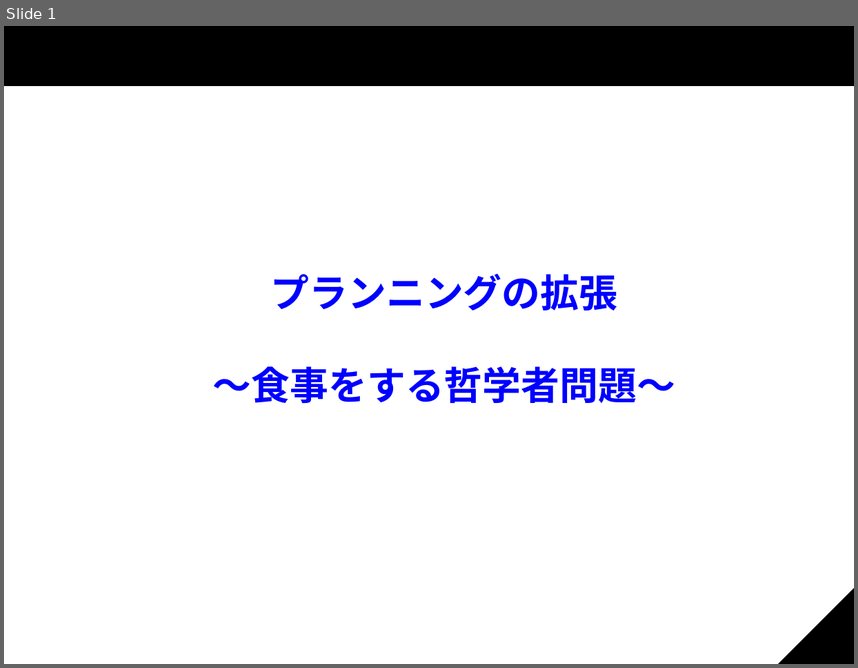
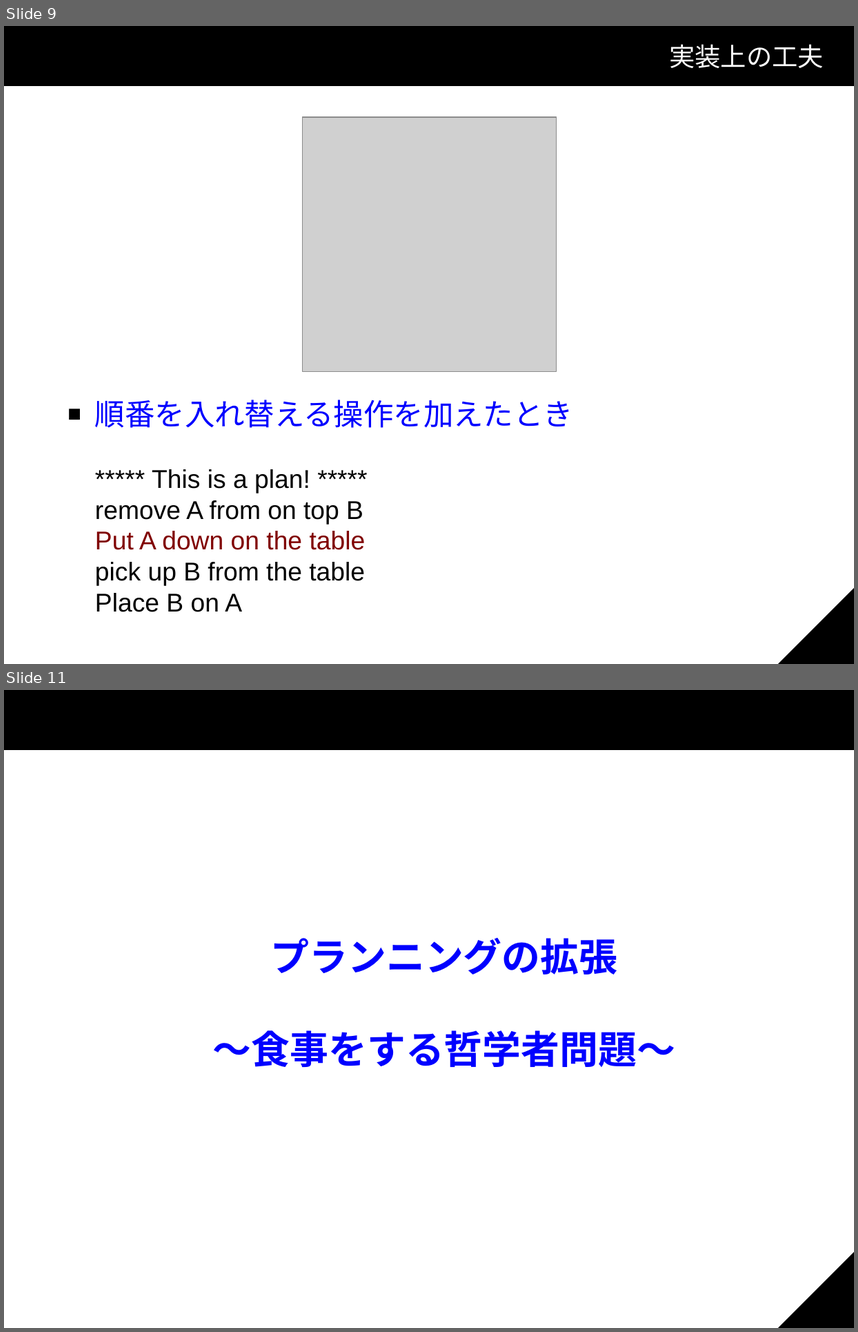
Before and after one commit to KP-3/Shota, a slide deck: スライド.odp. Shown one above the other, each under a label of ours: slide 1 before the commit, slides 9 and 11 after it; the slides between them are not shown. The pictures are 858x668 and 858x1332 pixels, drawn with LibreOffice and Linux fonts; fonts in the diff are those of the drawing; grey boxes stand for pictures; background and template pictures are left out. Boxes give left, top, right and bottom in pixels: in the first picture for what was removed or moved away, otherwise in the second. Text is boxed around its words. In the diff, an @@ line names an element or a change of style, - is before the commit and + after.

```diff
--- a/スライド.odp
+++ b/スライド.odp
@@ slide 9 added at <box>4,26,854,664</box>, background #FFFFFF; not listed: 3 template elements that a slide beside it also shows @@
@@ title added at <box>669,44,824,68</box>, 24 pt, text #FFFFFF @@
+実装上の工夫
@@ picture added at <box>303,117,557,372</box> @@
@@ text added at <box>95,399,573,612</box>, 24 pt, text #000000 @@
+■ 順番を入れ替える操作を加えたとき
+***** This is a plan! *****
+remove A from on top B
+Put A down on the table
+pick up B from the table
+Place B on A
@@ what was slide 1 is now slide 11 @@
```
Also in this commit, not shown: 9 slides changed, 10 other slides added.
